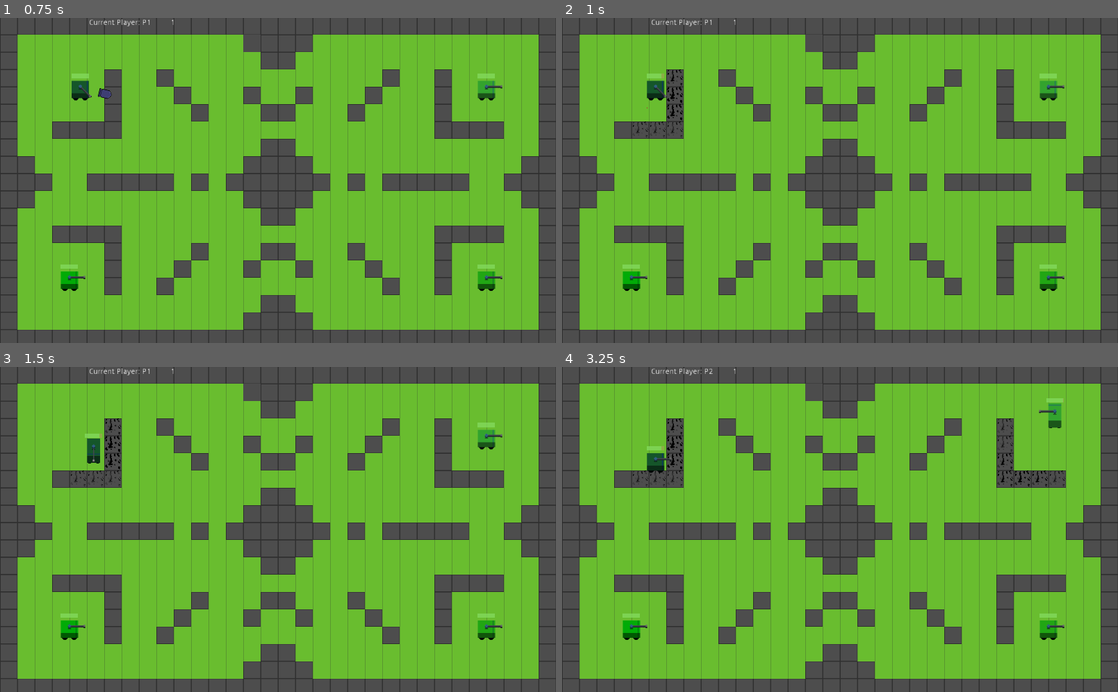
Above: before the commit, frames 1-4 (two rows, left to right).
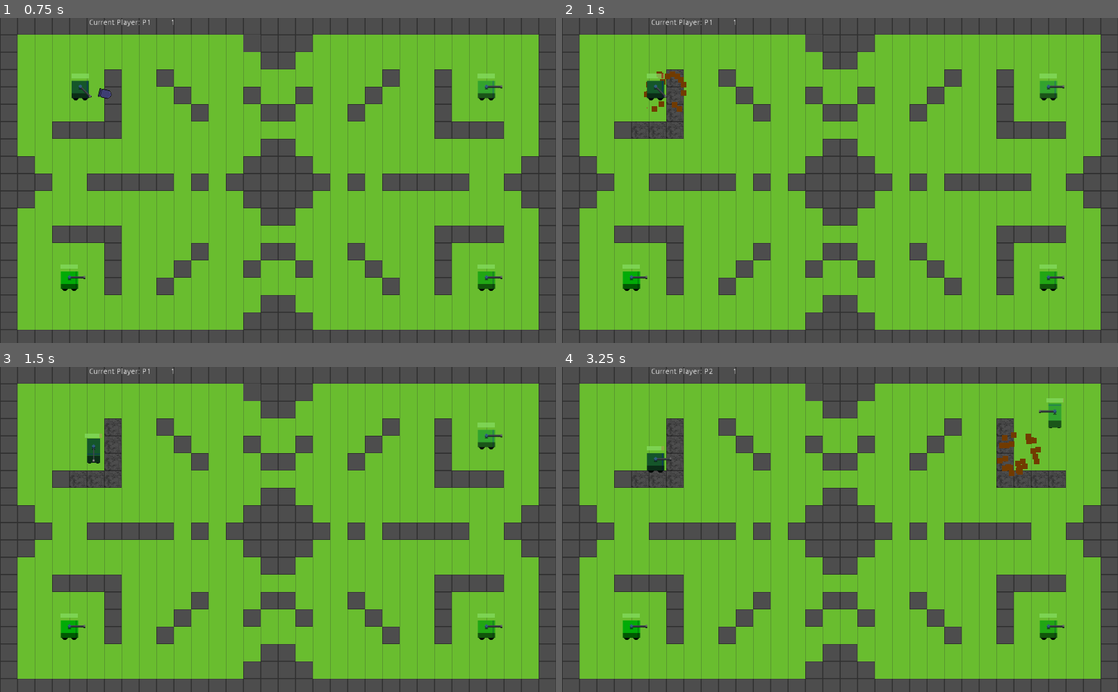
Above: after the commit, the same moments.

Repository: Boyquotes/wyrms
Game: Godot game, scene res://scenes/TurnCoordinator.tscn
Two runs of this game, one before a commit and one after it. Both use one fixed random seed, a clock stepped at 60 frames per second and the inputs below.
Inputs (mouse positions are in pixels of both pictures, inside the frame that each line leads up to):
- Up to frame 1 (0.75 s): tap Enter at 0.5 s; move the mouse to (400, 164) at 0.52 s; hold Right (ui_right) from 0.53 s (still down); click (400, 164) at 0.67 s
- Up to frame 2 (1 s): keep holding Right (ui_right)
- Up to frame 3 (1.5 s): move the mouse to (166, 545) at 1.27 s; release Right (ui_right) at 1.28 s; hold Down (ui_down) from 1.28 s (still down)
- Up to frame 4 (3.25 s): tap Space at 2 s; move the mouse to (895, 458) at 2.02 s; release Down (ui_down) at 2.03 s; hold Right (ui_right) 2.03-2.78 s; move the mouse to (812, 594) at 2.77 s; hold Up (ui_up) from 2.78 s (still down); click (812, 594) at 2.92 s

Frame 1 is identical in both runs. In frame 2, 0.3% of the frame differs, in the area x 12-23%, y 15-37%; in frame 3, 0.2%; in frame 4, 0.6%, in the area x 12-91%, y 15-37%.

Commit message:
fix particle layer

Diff:
--- a/scenes/defaultExplosion.tscn
+++ b/scenes/defaultExplosion.tscn
@@ -8,18 +8,5 @@
 [node name="explosion" type="Area2D"]
 script = ExtResource( 1 )
 
-[node name="explosionParticle" type="CPUParticles2D" parent="."]
-emitting = false
-lifetime = 0.2
-one_shot = true
-randomness = 0.07
-local_coords = false
-emission_shape = 1
-emission_sphere_radius = 23.52
-gravity = Vector2( 0, 0 )
-scale_amount = 10.26
-color = Color( 0.501961, 0.0117647, 0.0117647, 1 )
-hue_variation = 0.07
-
 [node name="explosionCollider" type="CollisionShape2D" parent="."]
 shape = SubResource( 1 )
--- /dev/null
+++ b/scenes/explosionParticle.tscn
@@ -0,0 +1,17 @@
+[gd_scene format=2]
+
+[node name="explosionParticle" type="CPUParticles2D"]
+emitting = false
+amount = 32
+lifetime = 0.2
+one_shot = true
+explosiveness = 0.18
+randomness = 0.47
+fract_delta = false
+local_coords = false
+emission_shape = 1
+emission_sphere_radius = 38.44
+gravity = Vector2( 0, 0 )
+scale_amount = 10.26
+color = Color( 0.501961, 0.0117647, 0.0117647, 1 )
+hue_variation = 0.14
--- a/scripts/DefaultShot.gd
+++ b/scripts/DefaultShot.gd
@@ -5,6 +5,7 @@
 var has_exploded = false
 
 onready var default_explosion: PackedScene = load("res://scenes/defaultExplosion.tscn")
+onready var explosion_particle: PackedScene = load("res://scenes/explosionParticle.tscn")
 
 func _physics_process(delta):
     var velocity = Vector2(speed, 0).rotated(rotation)
@@ -20,4 +21,8 @@
             get_parent().call_deferred("add_child", explosion)
             explosion.position = self.position
 
+            var particles = explosion_particle.instance()
+            particles.position = self.position
+            get_parent().call_deferred("add_child", particles)
+            particles.call_deferred("restart")
             queue_free()
--- a/scripts/defaultExplosion.gd
+++ b/scripts/defaultExplosion.gd
@@ -9,14 +9,12 @@
     damage = explosionDamage
     set_collider_shape()
 
-
 func _physics_process (delta):
     var bodies = get_overlapping_bodies()
     for body in bodies:
         if(body.is_in_group("player")):
             if not(body.get_instance_id() in damaged_entities):
                 body.damage(proportional_damage(body))
-                #body.damage(30)
                 damaged_entities.append(body.get_instance_id())
         if(body.is_in_group("destructible")):
             body.explode(proportional_damage(body))
--- a/scripts/wall.gd
+++ b/scripts/wall.gd
@@ -6,12 +6,11 @@
 var max_health = 30
 var health = max_health
 
-
 func explode(damage):
     health -= damage
 
     if(health <= 0):
         tilemap.set_cellv(coordinate, 1)
         queue_free()
-
-    $crack.modulate.a = max_health/health
+    print("wall" + str(health/max_health))
+    $crack.modulate.a = 1 - health/max_health
Binary file changed: sprites/wall_crack.png
